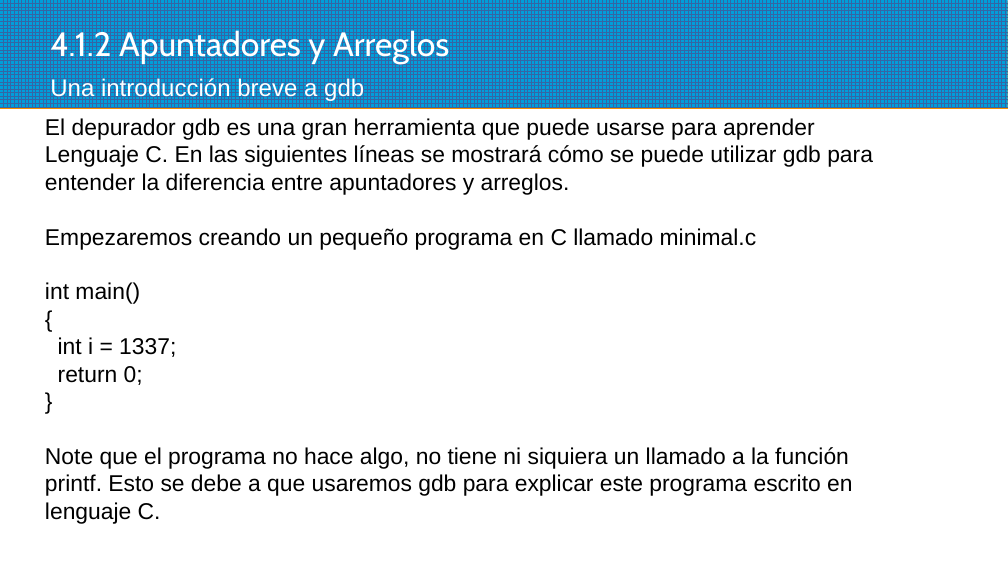
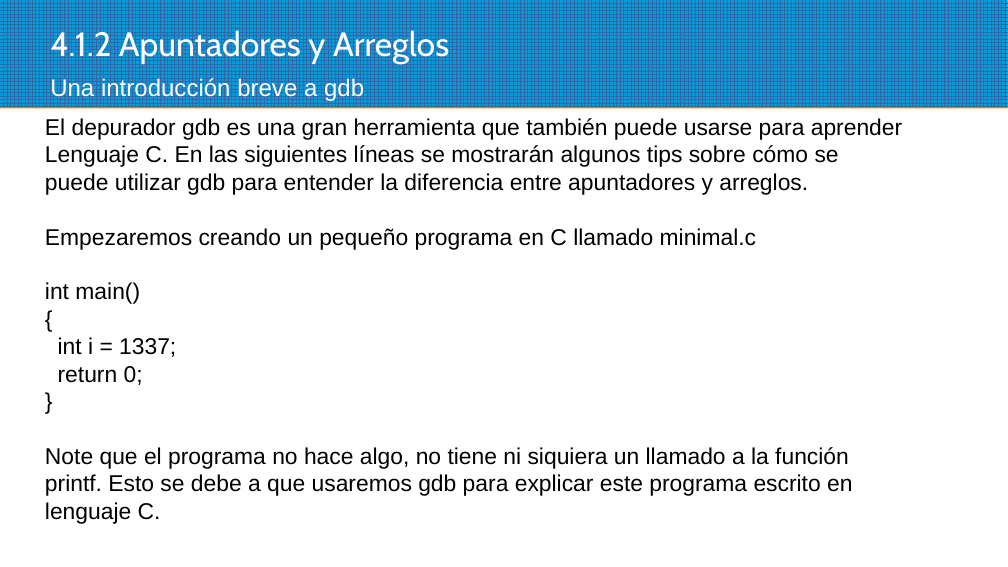
Before and after one commit to programacionestructurada/2021-2, a slide deck: slide 6 of U4_Manejo_de_Apuntadores_y_Estructuras/U4_Manejo_de_Apuntadores_y _Estructuras__4_1_Apuntadores_y_variables.pptx. Drawn at 1008x567 pixels with LibreOffice and Linux fonts; fonts in the diff are those of the drawing; background and template pictures are left out. Boxes give left, top, right and bottom in pixels: in the first picture for what was removed or moved away, otherwise in the second. Text is boxed around its words. In the diff, an @@ line names an element or a change of style, - is before the commit and + after.

```diff
--- a/U4_Manejo_de_Apuntadores_y_Estructuras/U4_Manejo_de_Apuntadores_y _Estructuras__4_1_Apuntadores_y_variables.pptx
+++ b/U4_Manejo_de_Apuntadores_y_Estructuras/U4_Manejo_de_Apuntadores_y _Estructuras__4_1_Apuntadores_y_variables.pptx
@@ text at bbox=[45, 118, 902, 195]: text changed @@
-El depurador gdb es una gran herramienta que puede usarse para aprender Lenguaje C. En las siguientes líneas se mostrará cómo se puede utilizar gdb para entender la diferencia entre apuntadores y arreglos.
+El depurador gdb es una gran herramienta que también puede usarse para aprender Lenguaje C. En las siguientes líneas se mostrarán algunos tips sobre cómo se puede utilizar gdb para entender la diferencia entre apuntadores y arreglos.
```
Also in this commit, not shown: 5 other slides changed, 12 slides added, 1 slide removed, 16 other files.
